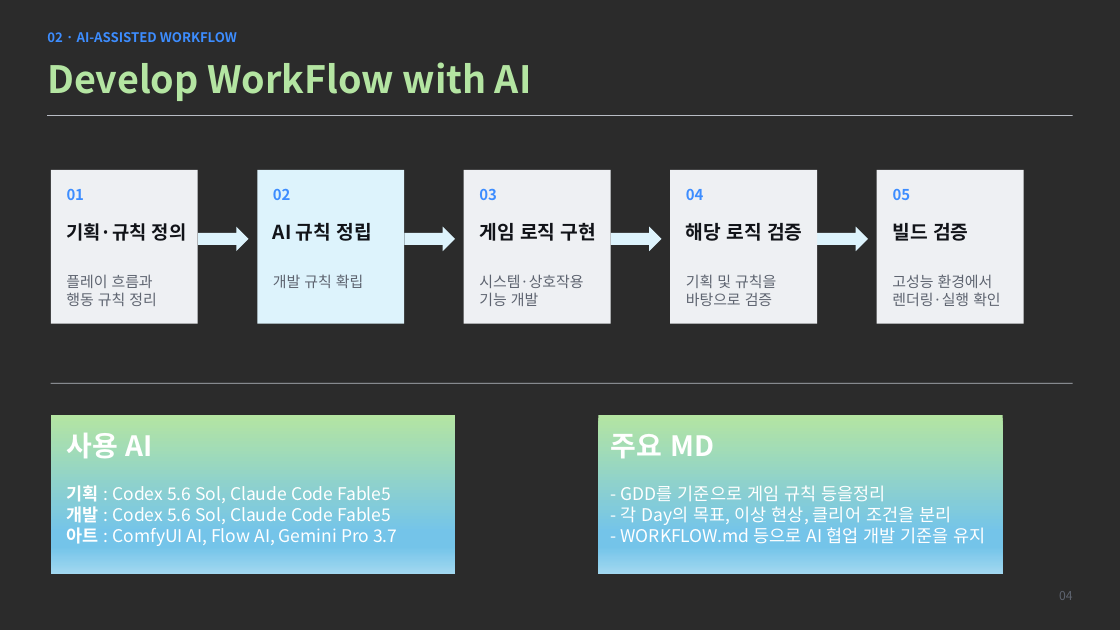
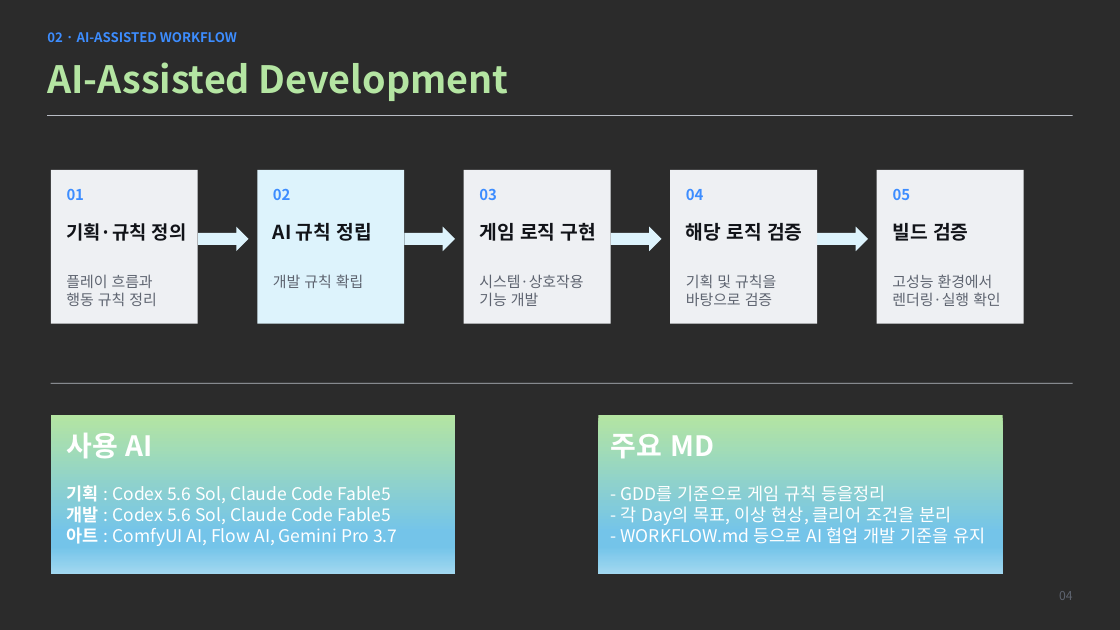
Before and after one commit to AACHANJINAA/Aeterna, a slide deck: slide 4 of Presentation/AETERNA_프로젝트_심사발표.pptx. Drawn at 1120x630 pixels with LibreOffice and Linux fonts; fonts in the diff are those of the drawing; background and template pictures are left out; a plain dark background stands for a picture behind light text. Boxes give left, top, right and bottom in pixels: in the first picture for what was removed or moved away, otherwise in the second. Text is boxed around its words. In the diff, an @@ line names an element or a change of style, - is before the commit and + after.

```diff
--- a/Presentation/AETERNA_프로젝트_심사발표.pptx
+++ b/Presentation/AETERNA_프로젝트_심사발표.pptx
@@ text at (x1=47, y1=62, x2=509, y2=101): text changed @@
-Develop WorkFlow with AI
+AI-Assisted Development
```
Also in this commit, not shown: 4 other slides changed.
